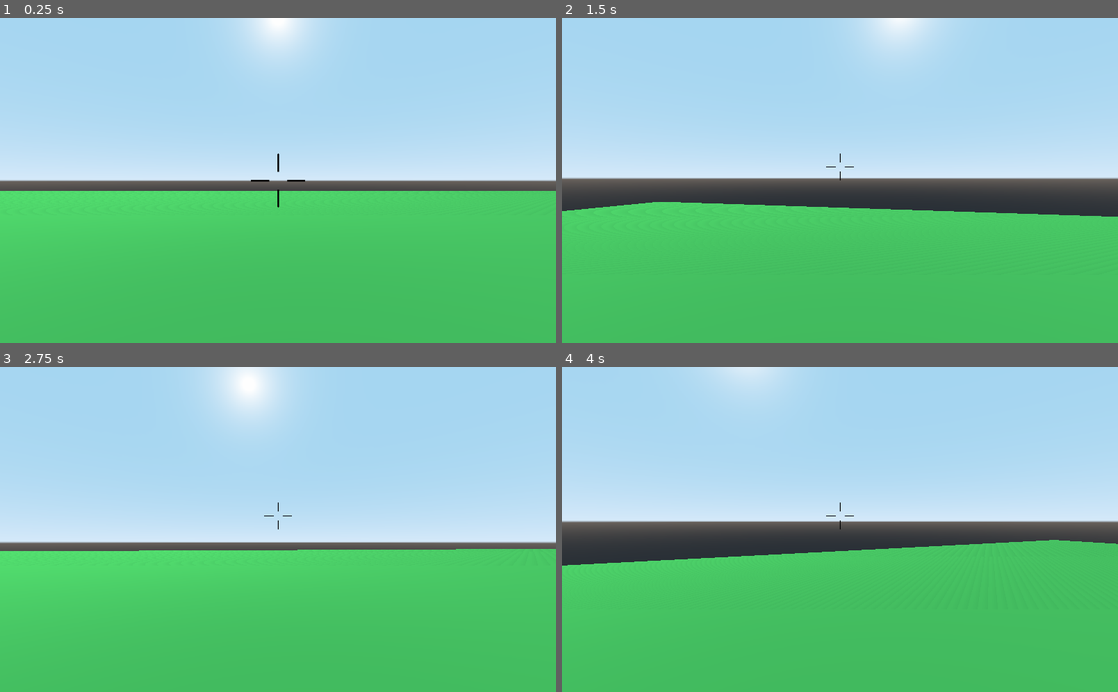
Above: before the commit, frames 1-4 (two rows, left to right).
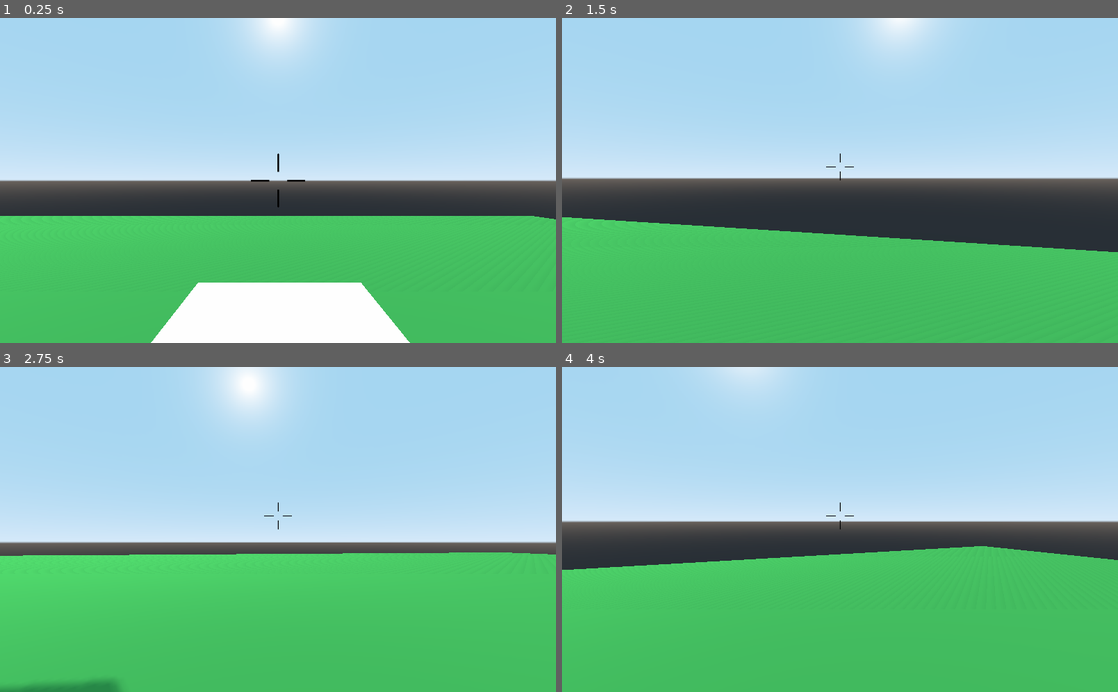
Above: after the commit, the same moments.

Repository: camgrodgers/senior-fps
Game: Godot game, scene res://Main.tscn
Two runs of this game, one before a commit and one after it. Both use one fixed random seed, a clock stepped at 60 frames per second and the inputs below.
Inputs (mouse positions are in pixels of both pictures, inside the frame that each line leads up to):
- Up to frame 1 (0.25 s): no input
- Up to frame 2 (1.5 s): move the mouse to (867, 180) at 0.52 s; hold Up (move_forward) from 0.53 s (still down); tap C (crouch) at 0.6 s; tap Space (jump) at 0.77 s; move the mouse to (812, 180) at 1.27 s; tap K (danger_test) at 1.35 s
- Up to frame 3 (2.75 s): keep holding Up (move_forward); tap Space (jump) at 1.52 s; move the mouse to (289, 523) at 2.02 s; click (289, 523) at 2.1 s
- Up to frame 4 (4 s): keep holding Up (move_forward); move the mouse to (834, 536) at 2.77 s; right-click (834, 536) at 2.85 s; tap Space (jump) at 3.02, 3.77 s; move the mouse to (878, 532) at 3.52 s; tap C (crouch) at 3.6 s

The runs differ from the first frame. In frame 1, 15% of the frame differs, in the area x 0-100%, y 53-100%; in frame 2, 8.0%; in frame 3, 1.8%; in frame 4, 1.6%.
Error in both runs: Invalid get index '0' (on base: 'Array'). (res://Enemies/Enemy.gd:170)

Commit message:
enemies spawn corpses when they die

Diff:
--- /dev/null
+++ b/Enemies/DeadEnemy.tscn
@@ -0,0 +1,28 @@
+[gd_scene format=2]
+
+[node name="DeadEnemy" type="CSGCombiner"]
+
+[node name="CSGSphere" type="CSGSphere" parent="."]
+transform = Transform( 1, 0, 0, 0, 0.0101227, -0.999949, 0, 0.999949, 0.0101227, 0, 0.136494, 0.0550756 )
+radius = 0.46917
+
+[node name="gun" type="CSGCylinder" parent="."]
+transform = Transform( 0.0100166, -0.989488, -0.14427, -0.00146038, 0.144262, -0.989538, 0.999949, 0.0101225, -1.6492e-09, 1.11113, 0.409759, -0.957995 )
+radius = 0.116782
+height = 1.26737
+
+[node name="CSGCylinder" type="CSGCylinder" parent="."]
+transform = Transform( -0.0744393, 0, 0.997226, 0.997175, 0.0101227, 0.0744355, -0.0100946, 0.999949, -0.000753525, 0, 0.123924, -1.18666 )
+radius = 0.545107
+height = 1.39943
+sides = 20
+
+[node name="CSGCylinder" type="CSGCylinder" parent="CSGCylinder"]
+transform = Transform( 0.999965, 0.00828544, -0.000663987, -0.00816186, 0.993879, 0.110173, 0.00157275, -0.110163, 0.993912, 0, -1.68078, 0.31424 )
+radius = 0.11247
+height = 1.65312
+
+[node name="CSGCylinder2" type="CSGCylinder" parent="CSGCylinder"]
+transform = Transform( 0.999936, 0.0113176, -0.000678075, -0.0110877, 0.988611, 0.150085, 0.00236893, -0.150068, 0.988673, -0.00953472, -1.68078, -0.187888 )
+radius = 0.11247
+height = 1.65312
--- a/Enemies/Enemy.gd
+++ b/Enemies/Enemy.gd
@@ -185,6 +185,10 @@
 
 
 func take_damage():
+	var corpse_scn: Resource = load("res://Enemies/DeadEnemy.tscn")
+	var corpse = corpse_scn.instance()
+	corpse.transform = self.transform
+	get_parent().add_child(corpse)
 	self.queue_free()
 
 func get_absolute_distance(point):
--- a/Levels/TestLevel.tscn
+++ b/Levels/TestLevel.tscn
@@ -27,15 +27,6 @@
 
 [node name="WorldEnvironment" type="WorldEnvironment" parent="."]
 environment = ExtResource( 1 )
-
-[node name="Target" type="CSGSphere" parent="."]
-transform = Transform( 1, 0, 0, 0, 1, 0, 0, 0, 1, 0, 1.67025, 27.9919 )
-
-[node name="Target2" type="CSGSphere" parent="."]
-transform = Transform( 1, 0, 0, 0, 1, 0, 0, 0, 1, 0, 1.67025, -387.178 )
-
-[node name="CSGSphere" type="CSGSphere" parent="."]
-transform = Transform( 1, 0, 0, 0, 1, 0, 0, 0, 1, 20.2179, 4.64376, 0 )
 
 [node name="NavigationMeshInstance" type="NavigationMeshInstance" parent="."]
 navmesh = SubResource( 1 )
@@ -172,7 +163,7 @@
 transform = Transform( 0.25, 0, 0, 0, 0.25, 0, 0, 0, 0.25, 13.2115, 2.5, 5.20761 )
 
 [node name="PlayerSpawn" parent="." instance=ExtResource( 9 )]
-transform = Transform( 1, 0, 0, 0, 1, 0, 0, 0, 1, -17.6709, 2.24903, -32.4271 )
+transform = Transform( 1, 0, 0, 0, 1, 0, 0, 0, 1, 31.3974, 9.41224, -37.3374 )
 script = ExtResource( 6 )
 
 [node name="NavNodes" type="Spatial" parent="."]
